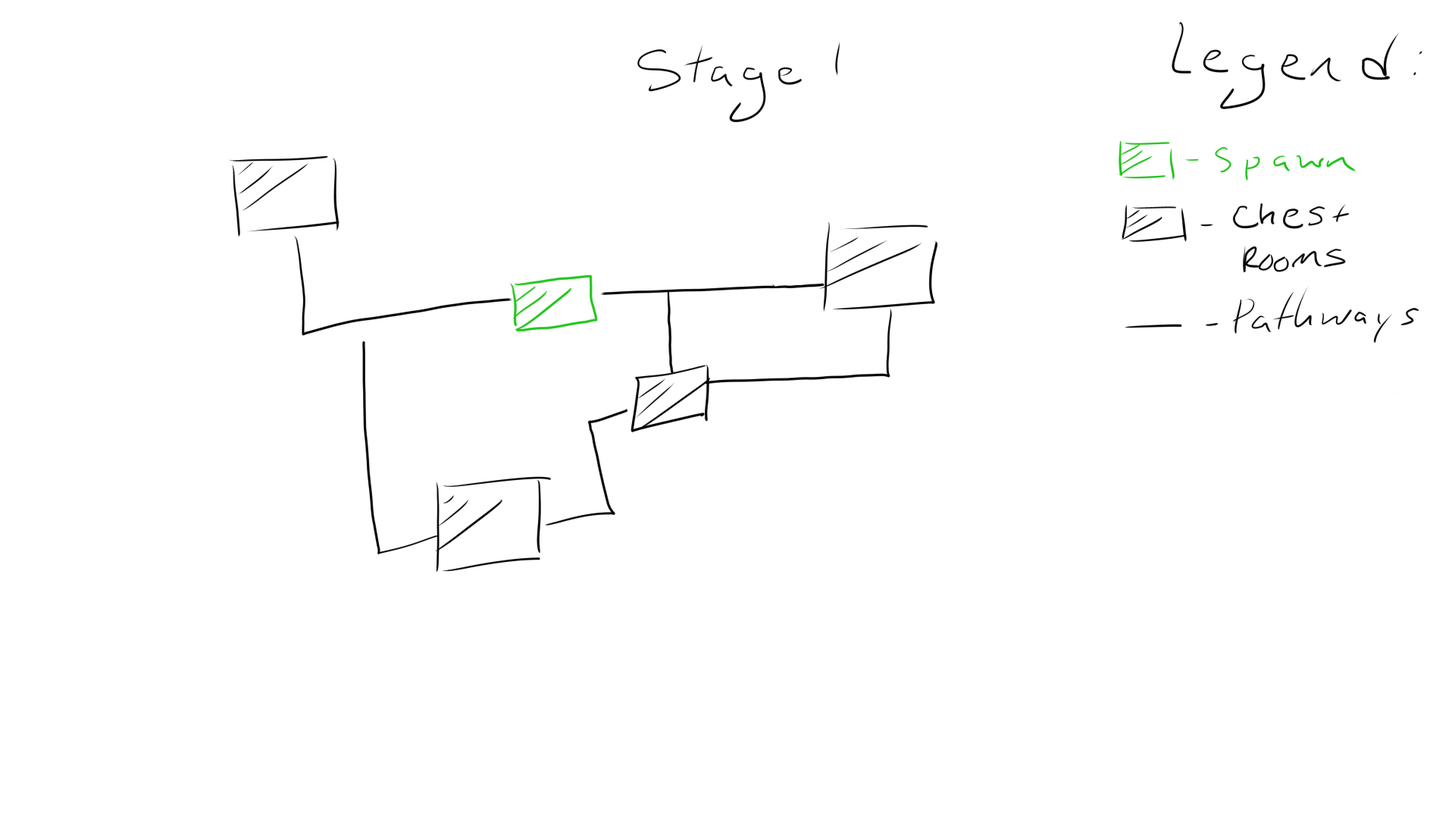
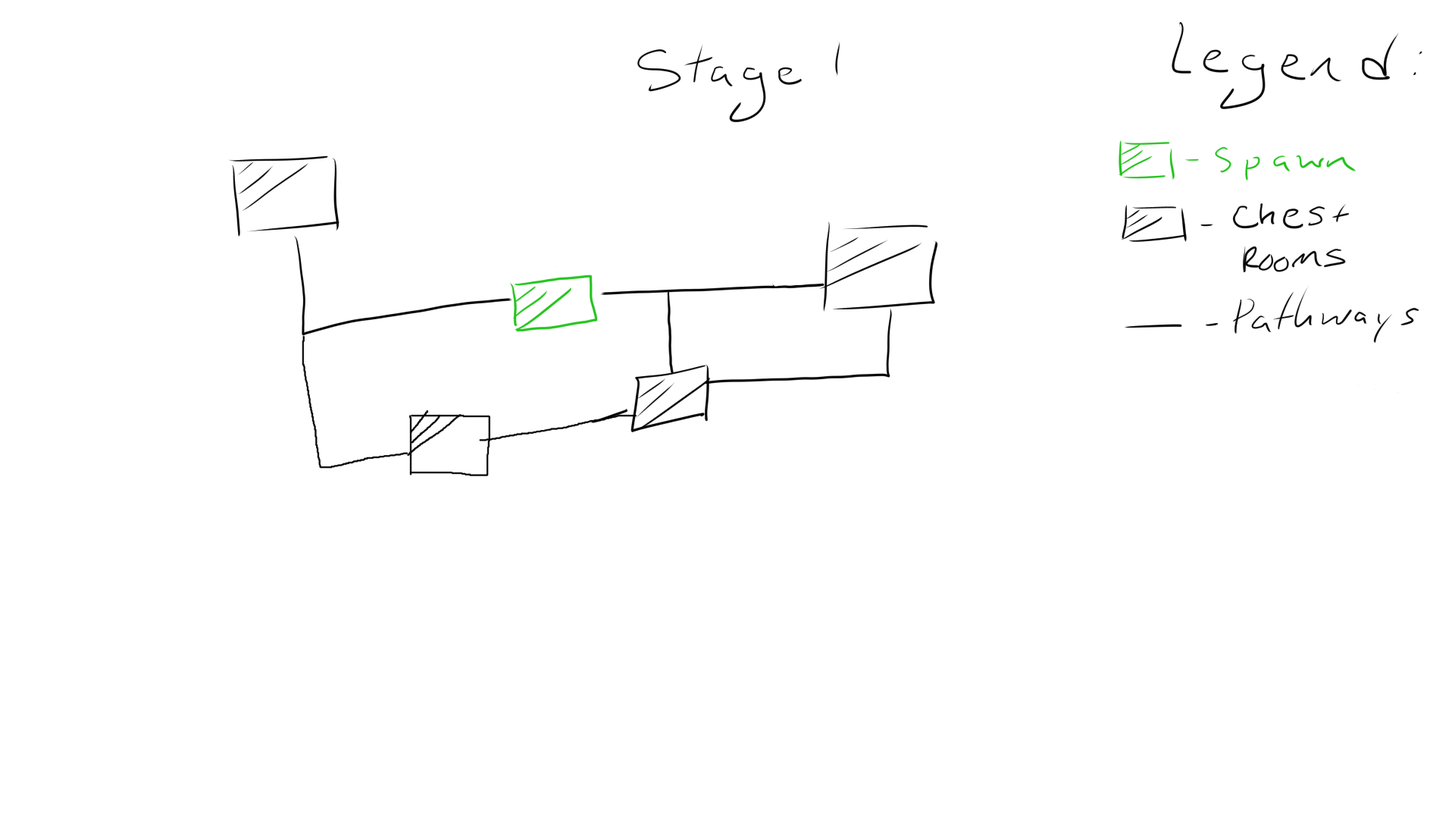
Comparing the layer stacks of the two 1455 × 819 images. Changes:
painted on "Layer 1" over [301, 335, 638, 573]
